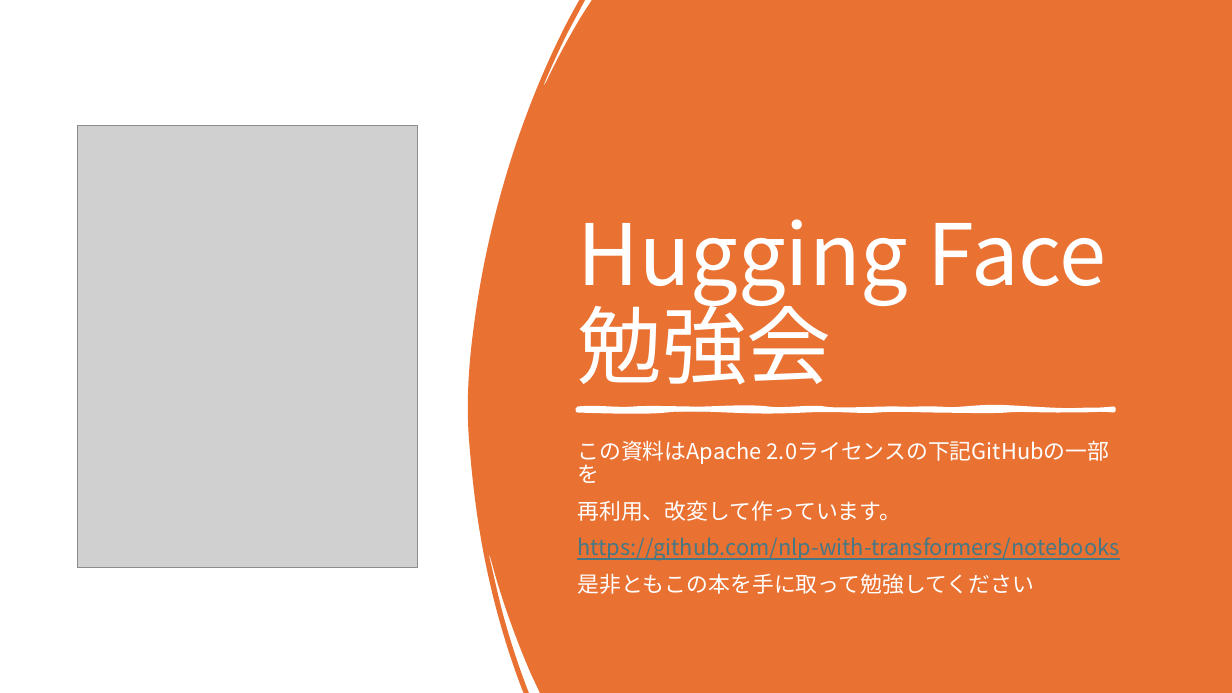
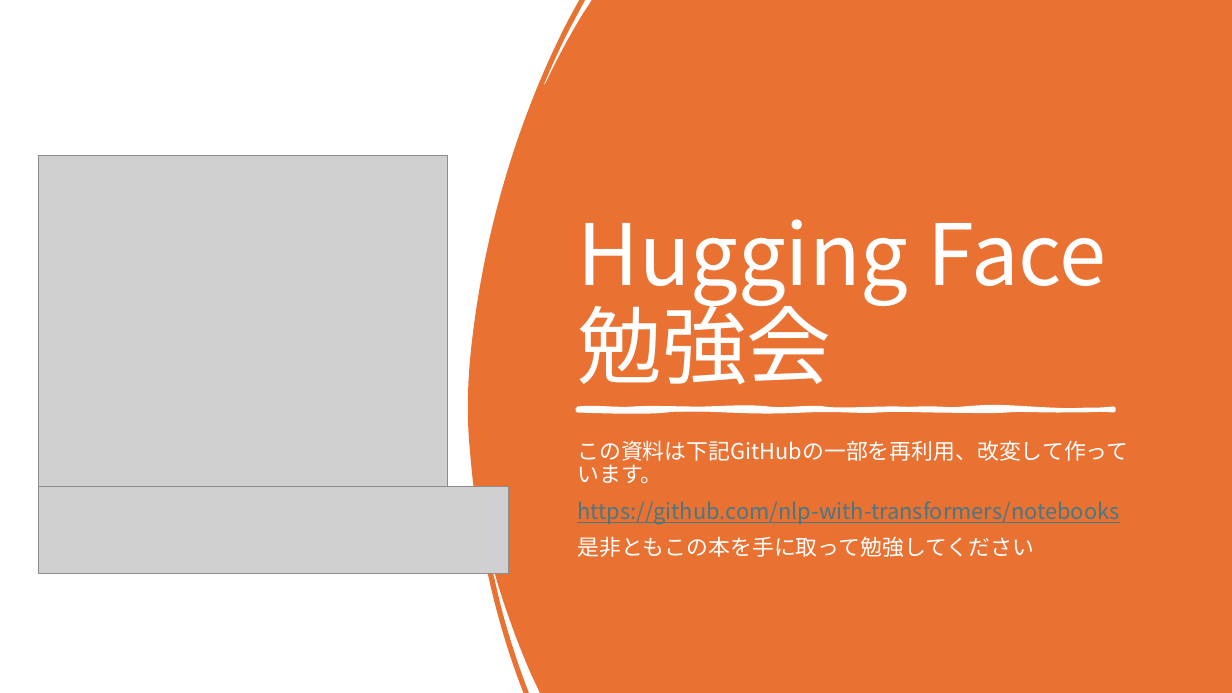
Before and after one commit to ikedachin/study_huggingface, a slide deck: slide 1 of huggingface 発表資料.pptx. Drawn at 1232x693 pixels with LibreOffice and Linux fonts; fonts in the diff are those of the drawing; grey boxes stand for pictures. Boxes give left, top, right and bottom in pixels: in the first picture for what was removed or moved away, otherwise in the second. Text is boxed around its words. In the diff, an @@ line names an element or a change of style, - is before the commit and + after.

```diff
--- a/huggingface 発表資料.pptx
+++ b/huggingface 発表資料.pptx
@@ picture: place and size @@
-picture at bbox=[78, 126, 418, 568]
+picture at bbox=[38, 156, 447, 541]
@@ subtitle at bbox=[577, 440, 1128, 484]: text changed @@
-この資料はApache 2.0ライセンスの下記GitHubの一部を
-再利用、改変して作っています。
+この資料は下記GitHubの一部を再利用、改変して作っています。
@@ picture added at bbox=[38, 487, 509, 574] @@
```
Also in this commit, not shown: 5 other slides changed, 2 slides added, 1 slide removed.
